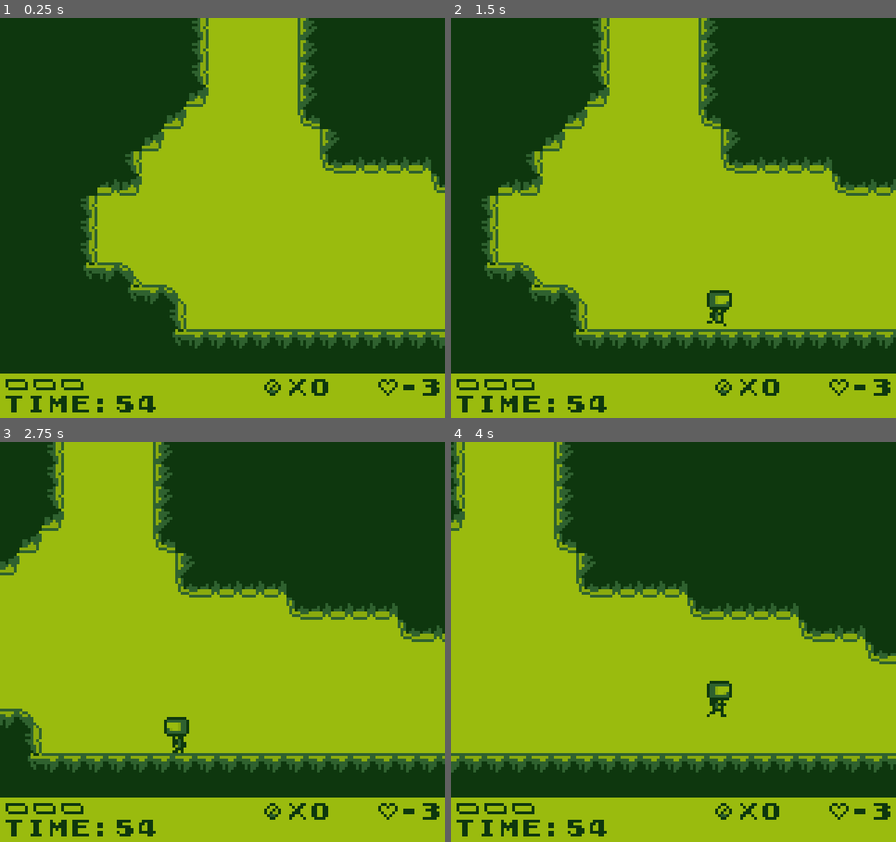
Above: before the commit, frames 1-4 (two rows, left to right).
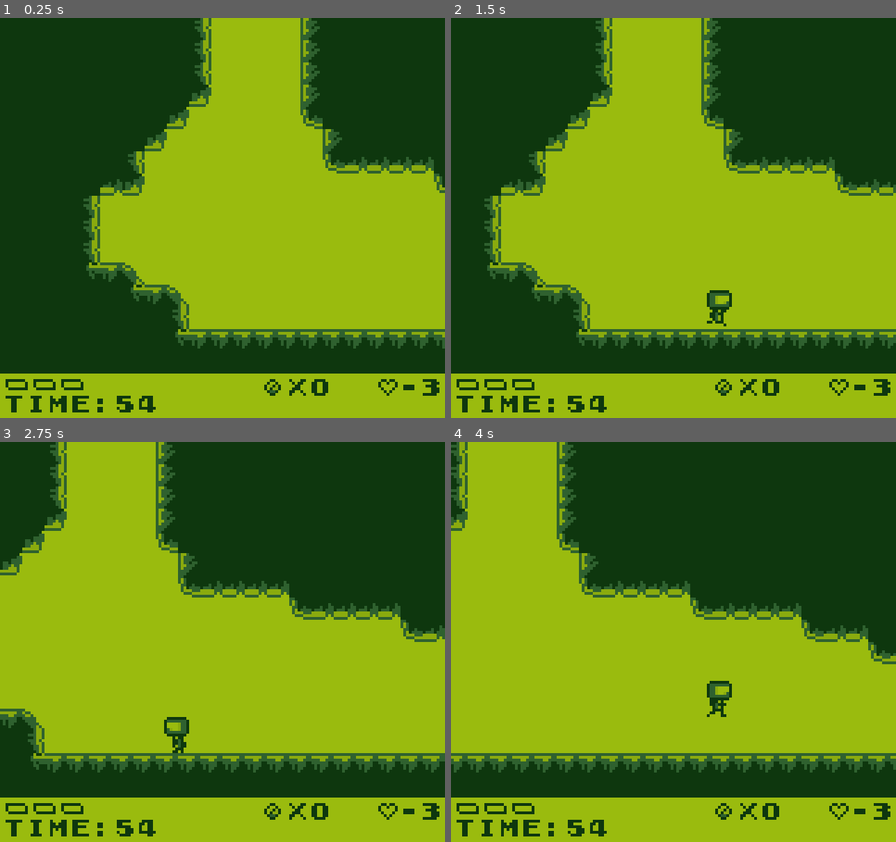
Above: after the commit, the same moments.

Repository: AlanRostem/TurboTrooper
Game: Godot game, scene res://scenes/main/Main.tscn
Same seed, same stepped clock (60 frames per second), same inputs: the game is played once before the commit and once after it.
Inputs:
- Up to frame 1 (0.25 s): no input
- Up to frame 2 (1.5 s): tap Enter at 0.5 s; hold D (move_right) from 0.53 s (still down); tap S (aim_down) at 0.6 s; tap Space (jump) at 0.77 s; tap W (aim_up) at 1.35 s
- Up to frame 3 (2.75 s): tap Space (jump) at 1.52 s; release D (move_right) at 2.03 s; hold A (move_left) from 2.03 s (still down); tap K (fire) at 2.1 s
- Up to frame 4 (4 s): release A (move_left) at 2.78 s; hold D (move_right) from 2.78 s (still down); tap S (aim_down) at 2.85 s; tap Space (jump) at 3.02, 3.77 s; tap W (aim_up) at 3.6 s

The runs differ from the first frame. In frame 1, 4.1% of the frame differs, in the area x 18-100%, y 0-83%; in frame 2, 4.5%, in the area x 6-100%, y 0-83%; in frame 3, 4.1%; in frame 4, 3.9%.

Commit message:
gonna try new color overhaul soon

Diff:
--- a/project/assets/resources/shaders/InvertShader.tres
+++ b/project/assets/resources/shaders/InvertShader.tres
@@ -1,12 +1,20 @@
-[gd_resource type="ShaderMaterial" load_steps=2 format=2]
+[gd_resource type="ShaderMaterial" load_steps=3 format=2]
+
+[ext_resource path="res://assets/sprites/palette.png" type="Texture" id=1]
 
 [sub_resource type="Shader" id=1]
 code = "shader_type canvas_item;
 
+uniform sampler2D palette;
+
 void fragment() {
-	vec4 c = texture(TEXTURE, UV);
-	COLOR = vec4(1.0 - c.rgb, c.a);
+	vec4 rgba = texture(TEXTURE, UV);
+	vec4 final_color = texture(palette, vec2(rgba.r, rgba.g));
+	final_color.a = rgba.a;
+
+	COLOR = final_color;
 }"
 
 [resource]
 shader = SubResource( 1 )
+shader_param/palette = ExtResource( 1 )
--- a/project/scenes/game/level/levels/TestingLevel.tscn
+++ b/project/scenes/game/level/levels/TestingLevel.tscn
@@ -164,6 +164,7 @@
 [node name="TestingLevel" instance=ExtResource( 1 )]
 
 [node name="CustomTileMap" parent="GameWorld/Geometry" index="0"]
+position = Vector2( 1, 0 )
 tile_set = SubResource( 15 )
 tile_data = PoolIntArray( -327670, 0, 0, -327669, 0, 0, -327668, 0, 0, -327667, 0, 0, -327666, 0, 2, -262134, 0, 0, -26 …(49886 unchanged characters)…
 
@@ -231,14 +232,18 @@
 
 [node name="Rodder" parent="GameWorld/EntityPool" index="1" instance=ExtResource( 9 )]
 position = Vector2( 928, 64 )
+collision_layer = 0
 
 [node name="Rodder3" parent="GameWorld/EntityPool" index="2" instance=ExtResource( 9 )]
 position = Vector2( 656, 104 )
+collision_layer = 0
 
 [node name="Brute" parent="GameWorld/EntityPool" index="3" instance=ExtResource( 7 )]
 position = Vector2( 1220, 24 )
+collision_layer = 0
 
 [node name="Rodder2" parent="GameWorld/EntityPool" index="4" instance=ExtResource( 9 )]
 position = Vector2( 312, 97 )
+collision_layer = 0
 
 [editable path="GameWorld"]
--- a/project/scenes/game/world/entity/entities/enemy/Enemy.tscn
+++ b/project/scenes/game/world/entity/entities/enemy/Enemy.tscn
@@ -54,7 +54,7 @@
 use_parent_material = true
 
 [node name="DamageTakenTimer" type="Timer" parent="." index="7"]
-wait_time = 0.1
+wait_time = 0.066
 one_shot = true
 
 [connection signal="damage_taken" from="HealthComponent" to="." method="_on_HealthComponent_damage_taken"]
--- a/project/scenes/game/world/entity/entities/player/Player.tscn
+++ b/project/scenes/game/world/entity/entities/player/Player.tscn
@@ -78,27 +78,14 @@
 position = Vector2( 0, -4 )
 shape = SubResource( 2 )
 
-[node name="PlayerSprite" type="AnimatedSprite" parent="." index="5"]
-material = ExtResource( 14 )
-use_parent_material = true
-position = Vector2( 0, -4 )
-frames = ExtResource( 7 )
-animation = "idle"
-playing = true
-script = ExtResource( 11 )
-
-[node name="RushEnergyVisualActivityTimer" type="Timer" parent="PlayerSprite" index="0"]
-wait_time = 0.22
-one_shot = true
-
-[node name="UpperBodyShape" type="CollisionShape2D" parent="." index="6"]
+[node name="UpperBodyShape" type="CollisionShape2D" parent="." index="5"]
 position = Vector2( 0, -7 )
 shape = SubResource( 3 )
 
-[node name="BodyShape" parent="." index="7"]
+[node name="BodyShape" parent="." index="6"]
 shape = SubResource( 4 )
 
-[node name="PlayerFSM" parent="." index="8" instance=ExtResource( 2 )]
+[node name="PlayerFSM" parent="." index="7" instance=ExtResource( 2 )]
 __inital_state = NodePath("PlayerIdleState")
 
 [node name="PlayerIdleState" parent="PlayerFSM" index="0" instance=ExtResource( 5 )]
@@ -123,7 +110,7 @@
 [node name="PlayerSlideState" parent="PlayerFSM" index="5" instance=ExtResource( 5 )]
 script = ExtResource( 10 )
 
-[node name="Camera2D" type="Camera2D" parent="." index="9"]
+[node name="Camera2D" type="Camera2D" parent="." index="8"]
 current = true
 limit_top = 0
 limit_bottom = 0
@@ -131,7 +118,7 @@
 drag_margin_top = 1.0
 drag_margin_bottom = 1.0
 
-[node name="PlayerStats" type="Node2D" parent="." index="10"]
+[node name="PlayerStats" type="Node2D" parent="." index="9"]
 script = ExtResource( 13 )
 
 [node name="RushEnergyRechargeTimer" type="Timer" parent="PlayerStats" index="0"]
@@ -141,21 +128,34 @@
 wait_time = 2.2
 one_shot = true
 
-[node name="RoofDetector" type="Area2D" parent="." index="11"]
+[node name="RoofDetector" type="Area2D" parent="." index="10"]
 collision_layer = 0
 
 [node name="UpperBodyShape" type="CollisionShape2D" parent="RoofDetector" index="0"]
 position = Vector2( 0, -7 )
 shape = SubResource( 5 )
 
+[node name="PlayerSprite" type="AnimatedSprite" parent="." index="11"]
+material = ExtResource( 14 )
+use_parent_material = true
+position = Vector2( 0, -4 )
+frames = ExtResource( 7 )
+animation = "idle"
+playing = true
+script = ExtResource( 11 )
+
+[node name="RushEnergyVisualActivityTimer" type="Timer" parent="PlayerSprite" index="0"]
+wait_time = 0.22
+one_shot = true
+
 [connection signal="timeout" from="FlashingTimer" to="." method="_on_FlashingTimer_timeout"]
 [connection signal="timeout" from="InvincibilityTimer" to="." method="_on_InvincibilityTimer_timeout"]
 [connection signal="timeout" from="CrateOpeningTimer" to="." method="_on_CrateOpeningTimer_timeout"]
 [connection signal="hit_dealt" from="RamSlideHitBox" to="." method="_on_RamSlideHitBox_hit_dealt"]
 [connection signal="hit_received" from="InHitBox" to="PlayerStats" method="_on_InHitBox_hit_received"]
-[connection signal="timeout" from="PlayerSprite/RushEnergyVisualActivityTimer" to="PlayerSprite" method="_on_RushEnergyVisualActivityTimer_timeout"]
 [connection signal="rush_energy_consumed" from="PlayerStats" to="PlayerSprite" method="_on_PlayerStats_rush_energy_consumed"]
 [connection signal="timeout" from="PlayerStats/RushEnergyRechargeTimer" to="PlayerStats" method="_on_RushEnergyRechargeTimer_timeout"]
 [connection signal="timeout" from="PlayerStats/RushEnergyRechargeStartingDelayTimer" to="PlayerStats" method="_on_RushEnergyRechargeStartingDelayTimer_timeout"]
 [connection signal="body_entered" from="RoofDetector" to="." method="_on_RoofDetector_body_entered"]
 [connection signal="body_exited" from="RoofDetector" to="." method="_on_RoofDetector_body_exited"]
+[connection signal="timeout" from="PlayerSprite/RushEnergyVisualActivityTimer" to="PlayerSprite" method="_on_RushEnergyVisualActivityTimer_timeout"]
Binary file added: project/assets/sprites/palette.png
Not shown, added: project/assets/sprites/palette.png.import
